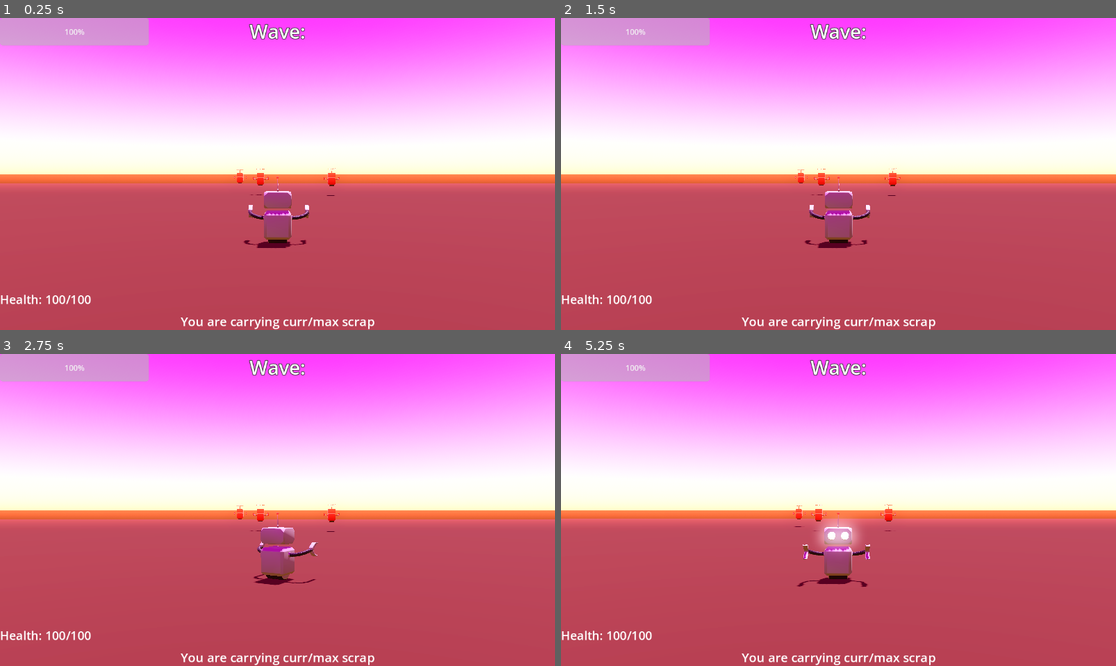
Above: before the commit, frames 1-4 (two rows, left to right).
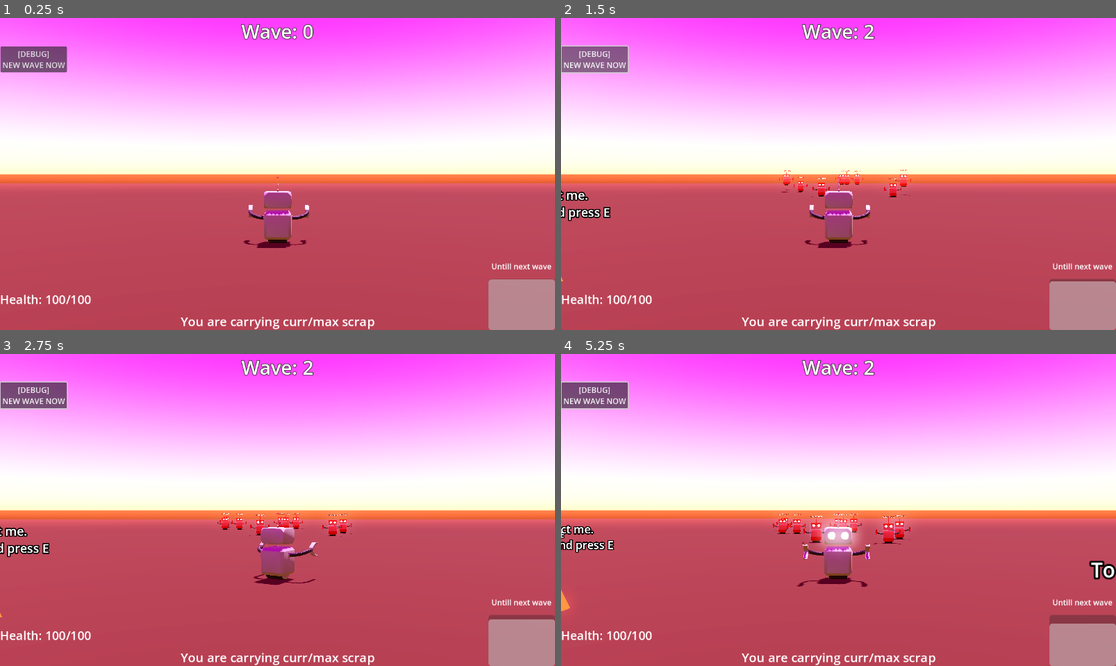
Above: after the commit, the same moments.

Repository: RedotOpenGame/game
Game: Godot game, scene res://Scenes/Levels/survival_mode.tscn
The game is run twice, just before and just after one commit, with the same random seed, the same clock (stepped at 60 frames per second) and the same inputs. This scene is started directly instead of the project's main scene.
Inputs (mouse positions are in pixels of both pictures, inside the frame that each line leads up to):
- Up to frame 1 (0.25 s): no input
- Up to frame 2 (1.5 s): click (594, 58) at 0.5 s, where only the run after the commit has a clickable "[DEBUG] NEW WAVE NOW"; click (594, 58) at 1.25 s, where only the run after the commit has a clickable "[DEBUG] NEW WAVE NOW"
- Up to frame 3 (2.75 s): move the mouse to (399, 494) at 2.02 s; tap A (a) at 2.1 s; click (399, 494) at 2.17 s; tap D (d) at 2.3 s
- Up to frame 4 (5.25 s): move the mouse to (727, 525) at 2.77 s; hold \ (backslash) 2.78-3.53 s; tap D (d) at 2.85 s; tap E (e) at 3.05, 3.6 s; move the mouse to (894, 441) at 3.52 s; tap F (f) at 3.8, 4.35 s; move the mouse to (810, 572) at 4.27 s; click (810, 572) at 4.42 s; tap S (s) at 4.55, 5.1 s; move the mouse to (1005, 556) at 5.02 s; hold \ (backslash) from 5.03 s (still down)

The runs differ from the first frame. In frame 1, 6.0% of the frame differs, in the area x 0-100%, y 0-100%; in frame 2, 6.8%; in frame 3, 6.9%; in frame 4, 7.5%.

Commit message:
working survival mode
and also added gravity for enemy

Diff:
--- a/Scenes/Levels/survival_mode.gd
+++ b/Scenes/Levels/survival_mode.gd
@@ -2,39 +2,73 @@
 
 @onready var enemy_spawnpoint: Marker3D = $EnemySpawnpoint
 @onready var enemies: Node3D = $Entities/Enemies
+@onready var intermission: Timer = $Intermission
+@onready var wave_counter: Label = $CanvasLayer/WaveCounter
+@onready var resource_spawnpoint: Marker3D = $ResourceSpawnpoint
+@onready var resources: Node3D = $Entities/Resources
+@onready var intermission_bar: ProgressBar = $CanvasLayer/IntermissionBar
 
+
+var resource_pile_scene:PackedScene = preload("res://Scenes/misc/resource_pile.tscn")
 #resources will spawn every new wave so player could collect them and make new bots
 
 
 var curr_wave:int = 0
+var is_in_intermission:bool = false
 var enemy_list:Dictionary = {
 	#"Example":preload("path/to/enemy/scene.tscn"),
 	"Test_Enemy":preload("res://Scenes/entities/Enemies/test_enemy.tscn"),
 }
 var wave_structure:Dictionary = {
 	1:{"Test_Enemy":3},
-	2:"",
-	3:"",
-	4:"",
-	5:"",
-	6:"",
-	7:"",
-	8:"",
-	9:"",
-	10:"",
+	2:{"Test_Enemy":6},
+	3:{},
+	4:{"Test_Enemy":3},
+	5:{"Test_Enemy":3},
+	6:{"Test_Enemy":3},
+	7:{"Test_Enemy":3},
+	8:{"Test_Enemy":3},
+	9:{"Test_Enemy":3},
+	10:{"Test_Enemy":3},
 }
 
 var spawn_points:int = 0
 
 func _ready() -> void:
-	new_wave()
+	intermission_bar.max_value = intermission.wait_time
+
+func _process(delta: float) -> void:
+	if enemies.get_child_count() == 0 and !is_in_intermission:
+		is_in_intermission = true
+		intermission.start()
+	intermission_bar.value = intermission.time_left
+
 
 func new_wave() -> void:
+	is_in_intermission = false
 	curr_wave += 1
 	spawn_points = curr_wave * 5
+	wave_counter.text = str("Wave: ", curr_wave)
+	if curr_wave > 10:
+		wave_counter.text = str("Wave: no more lmao")
+		return
 	for i in wave_structure[curr_wave]:
 
 		for j in wave_structure[curr_wave][i]:
 			var enemy = enemy_list[i].instantiate()
 			enemy.position = enemy_spawnpoint.position + Vector3(randf_range(-10, 10), 0, randf_range(-10, 10))
 			enemies.add_child(enemy)
+	for i in range(2):
+		var scene = resource_pile_scene.instantiate()
+		scene.position = resource_spawnpoint.position + Vector3(randf_range(-20, 20), 0.5, randf_range(-20, 20))
+		scene.scrap = 5
+		scene.scale = Vector3(1.8, 1.8, 1.8)
+		resources.add_child(scene)
+
+
+func _on_intermission_timeout() -> void:
+	new_wave()
+
+
+func _on_new_wave_now_pressed() -> void:
+	new_wave()
--- a/Scenes/Levels/survival_mode.tscn
+++ b/Scenes/Levels/survival_mode.tscn
@@ -1,8 +1,10 @@
-[gd_scene load_steps=11 format=3 uid="uid://dumawgyndqbdp"]
+[gd_scene load_steps=13 format=3 uid="uid://dumawgyndqbdp"]
 
 [ext_resource type="Script" path="res://Scenes/Levels/survival_mode.gd" id="1_f1ks2"]
 [ext_resource type="PackedScene" uid="uid://b4c05mkr5u63a" path="res://Scenes/players/player_actor.tscn" id="1_ldv0p"]
 [ext_resource type="PackedScene" uid="uid://cpru4ovaf6lfm" path="res://Scenes/entities/buildings/townhall.tscn" id="2_6cym4"]
+[ext_resource type="PackedScene" uid="uid://bqvdey8p0suiw" path="res://Scenes/entities/buildings/main_structure.tscn" id="4_b17es"]
+[ext_resource type="PackedScene" uid="uid://co2fvqwhncn08" path="res://Scenes/misc/resource_pile.tscn" id="5_26u23"]
 
 [sub_resource type="ProceduralSkyMaterial" id="ProceduralSkyMaterial_f1ks2"]
 sky_top_color = Color(0.437432, 0, 0.164877, 1)
@@ -58,6 +60,15 @@
 [node name="Townhall" parent="Entities/Buildings" instance=ExtResource("2_6cym4")]
 transform = Transform3D(1, 0, 0, 0, 1, 0, 0, 0, 1, 0, 2.56968, 19.0687)
 
+[node name="MainStructure" parent="Entities/Buildings" instance=ExtResource("4_b17es")]
+transform = Transform3D(1.37309, 0, 0, 0, 1.37309, 0, 0, 0, 1.37309, -7.29254, 0, 12.6068)
+
+[node name="Resources" type="Node3D" parent="Entities"]
+
+[node name="ResourcePile" parent="Entities/Resources" instance=ExtResource("5_26u23")]
+transform = Transform3D(1.84093, 0, 0, 0, 1.84093, 0, 0, 0, 1.84093, 6.78698, 0.503722, 10.4641)
+scrap = 5
+
 [node name="Floor1" type="StaticBody3D" parent="."]
 collision_layer = 4
 collision_mask = 3
@@ -79,12 +90,53 @@
 offset_right = 20.0
 offset_bottom = 23.0
 grow_horizontal = 2
-text = "Wave:"
+text = "Wave: 0"
 label_settings = SubResource("LabelSettings_wktxd")
 
+[node name="NewWaveNow" type="Button" parent="CanvasLayer"]
+offset_left = 1.0
+offset_top = 59.0
+offset_right = 139.0
+offset_bottom = 110.0
+text = "[DEBUG]
+NEW WAVE NOW"
+
+[node name="IntermissionBar" type="ProgressBar" parent="CanvasLayer"]
+anchors_preset = 3
+anchor_left = 1.0
+anchor_top = 1.0
+anchor_right = 1.0
+anchor_bottom = 1.0
+offset_left = -138.0
+offset_top = -106.0
+grow_horizontal = 0
+grow_vertical = 0
+fill_mode = 3
+show_percentage = false
+
+[node name="UntillNextWave" type="Label" parent="CanvasLayer"]
+anchors_preset = 3
+anchor_left = 1.0
+anchor_top = 1.0
+anchor_right = 1.0
+anchor_bottom = 1.0
+offset_left = -132.0
+offset_top = -144.0
+offset_right = -7.0
+offset_bottom = -121.0
+grow_horizontal = 0
+grow_vertical = 0
+text = "Untill next wave"
+
 [node name="Intermission" type="Timer" parent="."]
+wait_time = 30.0
+one_shot = true
 
 [node name="EnemySpawnpoint" type="Marker3D" parent="."]
 transform = Transform3D(1, 0, 0, 0, 1, 0, 0, 0, 1, 0.22682, 2.72236, -40.909)
 
 [node name="ResourceSpawnpoint" type="Marker3D" parent="."]
+transform = Transform3D(1, 0, 0, 0, 1, 0, 0, 0, 1, 0, 0, 19.4475)
+
+[connection signal="pressed" from="CanvasLayer/NewWaveNow" to="." method="_on_new_wave_now_pressed"]
+[connection signal="timeout" from="Intermission" to="." method="_on_intermission_timeout"]
--- a/Scenes/entities/Enemies/test_enemy.gd
+++ b/Scenes/entities/Enemies/test_enemy.gd
@@ -17,19 +17,20 @@
 	health_label.text = str("Health: ", health, "/", max_health)
 
 func _process(delta: float) -> void:
-	if not is_on_floor():
+	if !is_on_floor():
 		velocity += get_gravity() * delta
-
-	if !is_instance_valid(curr_target):
-		velocity = Vector3(0, 0, 0)
-		if nearby_hostiles != []:
-			curr_target = find_closest_target()
-	else:
+	if nearby_hostiles != []:
+		curr_target = find_closest_target()
+	if is_instance_valid(curr_target):
 		look_at(curr_target.global_position)
 		var preffered_position = curr_target.global_position
 		var direction = (preffered_position - global_position).normalized()
-		velocity = direction * movement_speed
-
+		velocity.x = direction.x * movement_speed
+		velocity.z = direction.z * movement_speed
+	for i in get_tree().get_nodes_in_group("Important"):
+		if i.is_in_group("Ally"):
+			if i not in nearby_hostiles:
+				nearby_hostiles.append(i)
 	move_and_slide()
 
 func _on_damage_area_body_entered(body: Node3D) -> void:
@@ -52,7 +53,8 @@
 	return self
 
 func _on_hostile_seeker_body_entered(body: Node3D) -> void:
-	nearby_hostiles.append(body)
+	if body.is_in_group("Ally"):
+		nearby_hostiles.append(body)
 
 
 func _on_hostile_seeker_body_exited(body: Node3D) -> void:
--- a/Scenes/entities/buildings/main_structure.gd
+++ b/Scenes/entities/buildings/main_structure.gd
@@ -2,6 +2,7 @@
 
 @onready var marker_3d: Marker3D = $Marker3D
 @onready var make_ally: Button = $MakeAlly
+@onready var scrap_counter: Label3D = $ScrapCounter
 
 
 var track_body:CharacterBody3D #meant to track player mostly
@@ -12,6 +13,7 @@
 
 func _ready() -> void:
 	make_ally.visible = false
+	scrap_counter.text = str("Scrap: ", Gameplay.scrap)
 
 func placed_down() -> void:
 	var scene = player_char.instantiate()
@@ -24,6 +26,7 @@
 func interaction() -> void:
 	if is_instance_valid(track_body):
 		Gameplay.scrap += track_body.remove_scrap()
+		scrap_counter.text = str("Scrap: ", Gameplay.scrap)
 
 
 func _on_interaction_area_body_entered(body: Node3D) -> void:
@@ -43,6 +46,7 @@
 func _on_make_ally_pressed() -> void:
 	if Gameplay.scrap >= 3:
 		Gameplay.scrap -= 3
+		scrap_counter.text = str("Scrap: ", Gameplay.scrap)
 		var scene = ally_char.instantiate()
 		scene.position = marker_3d.global_position
 		add_sibling(scene)
--- a/Scenes/entities/buildings/main_structure.tscn
+++ b/Scenes/entities/buildings/main_structure.tscn
@@ -61,6 +61,11 @@
 grow_vertical = 2
 text = "Spawn ally for 3 scrap"
 
+[node name="ScrapCounter" type="Label3D" parent="."]
+transform = Transform3D(1, 0, 0, 0, 1, 0, 0, 0, 1, 0, 3.03885, 0)
+billboard = 1
+text = "Scrap: CURR"
+
 [connection signal="body_entered" from="interactionArea" to="." method="_on_interaction_area_body_entered"]
 [connection signal="body_exited" from="interactionArea" to="." method="_on_interaction_area_body_exited"]
 [connection signal="pressed" from="MakeAlly" to="." method="_on_make_ally_pressed"]
--- a/Scenes/entities/buildings/townhall.gd
+++ b/Scenes/entities/buildings/townhall.gd
@@ -2,17 +2,15 @@
 
 var max_health:float = 500
 var health:float = max_health
-@onready var progressbar_health: ProgressBar = $ProgressbarHealth
+@onready var health_label: Label3D = $HealthLabel
 
 func _ready() -> void:
-	progressbar_health.max_value = max_health
-	progressbar_health.value = health
-
+	health_label.text = str("Health: ", health, " / ", max_health)
 
 
 func damage_func(amount:float) -> void:
 	health -= amount
-	progressbar_health.value = health
+	health_label.text = str("Health: ", health, " / ", max_health)
 	if health <= 0:
 		death()
 
--- a/Scenes/entities/buildings/townhall.tscn
+++ b/Scenes/entities/buildings/townhall.tscn
@@ -13,7 +13,7 @@
 size = Vector3(4, 4, 4)
 
 [node name="Townhall" type="CharacterBody3D" groups=["Ally", "Important"]]
-collision_layer = 4
+collision_layer = 6
 collision_mask = 43
 script = ExtResource("1_25rbt")
 
@@ -29,6 +29,8 @@
 text = "I am townhall. Protect me from threats!"
 font_size = 50
 
-[node name="ProgressbarHealth" type="ProgressBar" parent="."]
-offset_right = 309.0
-offset_bottom = 57.0
+[node name="HealthLabel" type="Label3D" parent="."]
+transform = Transform3D(1, 0, 0, 0, 1, 0, 0, 0, 1, 0, 4.15253, 0)
+billboard = 1
+text = "Health: CURR / MAX"
+font_size = 72
